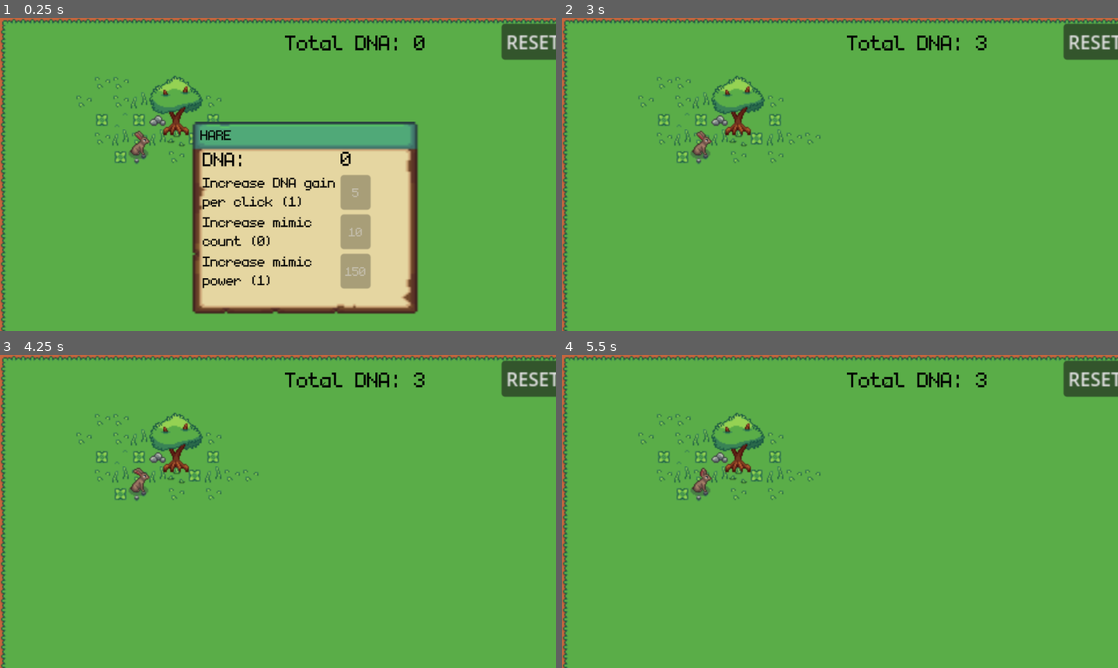
Above: before the commit, frames 1-4 (two rows, left to right).
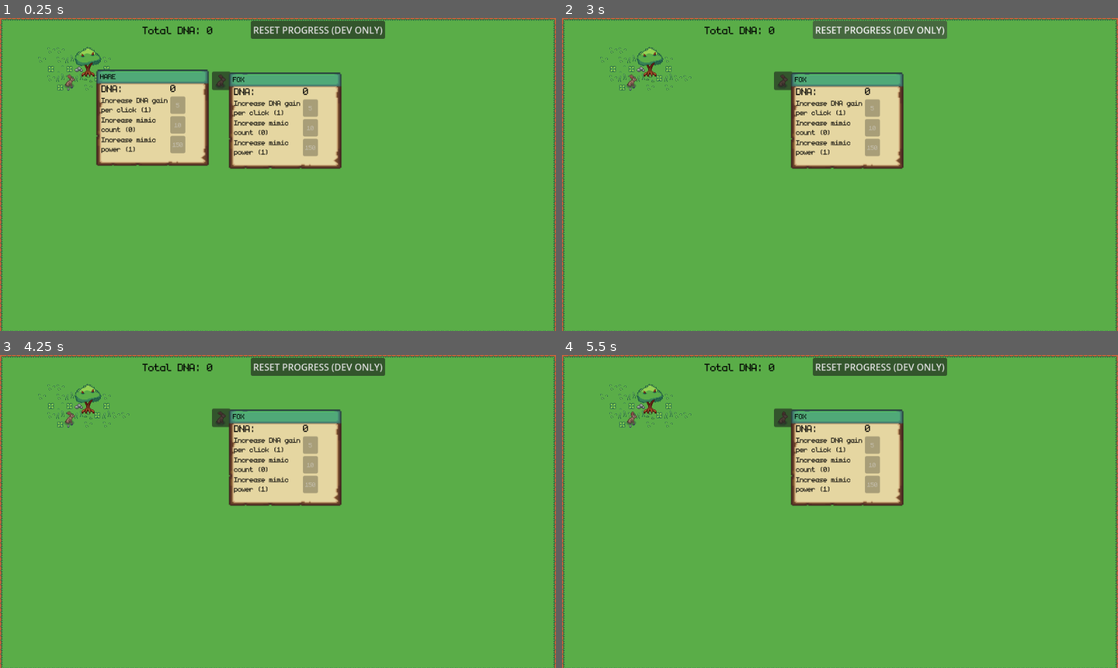
Above: after the commit, the same moments.

Repository: ViachaslauS/prey-clicker
Game: Godot game, scene res://scenes/main_scene.tscn
Two runs of this game, one before a commit and one after it. Both use one fixed random seed, a clock stepped at 60 frames per second and the inputs below.
Inputs (mouse positions are in pixels of both pictures, inside the frame that each line leads up to):
- Up to frame 1 (0.25 s): no input
- Up to frame 2 (3 s): click (728, 124) at 0.52 s; click (728, 124) at 1.27 s; click (728, 124) at 2.02 s; click (878, 30) at 2.75 s, where only the run after the commit has a clickable "RESET PROGRESS (DEV ONLY)"
- Up to frame 3 (4.25 s): move the mouse to (400, 495) at 3.52 s
- Up to frame 4 (5.5 s): move the mouse to (728, 527) at 4.27 s; move the mouse to (895, 442) at 5.02 s

The runs differ from the first frame. In frame 1, 39% of the frame differs, in the area x 0-100%, y 0-100%; in frame 2, 13%; in frame 3, 13%; in frame 4, 13%.

Commit message:
AI refactoring 1 it

Diff:
--- /dev/null
+++ b/res/data/animals/fox_data.tres
@@ -0,0 +1,21 @@
+[gd_resource type="Resource" script_class="AnimalData" load_steps=2 format=3]
+
+[ext_resource type="Script" path="res://scripts/animal_data.gd" id="1_7f2mb"]
+
+[resource]
+script = ExtResource("1_7f2mb")
+display_name = "Fox"
+dna_type = 2
+save_key_prefix = "fox"
+passive_gain_time = 0.5
+passive_gain_per_level = 1
+passive_gain_cost_base = 100
+passive_gain_cost_step = 50
+mimic_cost_base = 10
+mimic_cost_step = 50
+click_gain_per_level = 1
+click_upgrade_cost_step = 5
+click_upgrade_max_level = 5
+default_passive_level = 1
+default_mimic_count = 0
+default_click_level = 1
--- /dev/null
+++ b/res/data/animals/hare_data.tres
@@ -0,0 +1,21 @@
+[gd_resource type="Resource" script_class="AnimalData" load_steps=2 format=3]
+
+[ext_resource type="Script" path="res://scripts/animal_data.gd" id="1_q3x1k"]
+
+[resource]
+script = ExtResource("1_q3x1k")
+display_name = "Hare"
+dna_type = 1
+save_key_prefix = "hare"
+passive_gain_time = 0.5
+passive_gain_per_level = 1
+passive_gain_cost_base = 100
+passive_gain_cost_step = 50
+mimic_cost_base = 10
+mimic_cost_step = 50
+click_gain_per_level = 1
+click_upgrade_cost_step = 5
+click_upgrade_max_level = 5
+default_passive_level = 1
+default_mimic_count = 0
+default_click_level = 1
--- a/scenes/main_scene.tscn
+++ b/scenes/main_scene.tscn
@@ -552,7 +552,6 @@
 font_color = Color(0, 0, 0, 1)
 
 [node name="MainScene" type="Node2D" unique_id=1278402587]
-scale = Vector2(2, 2)
 script = ExtResource("1_pw63i")
 
 [node name="TileMapLayer" type="TileMapLayer" parent="." unique_id=1715375936]
@@ -611,8 +610,38 @@
 text = "Total DNA: "
 label_settings = SubResource("LabelSettings_e1cbu")
 
+[node name="Fox" type="AnimatedSprite2D" parent="." unique_id=69845264]
+position = Vector2(382, 107.410286)
+sprite_frames = SubResource("SpriteFrames_kkokr")
+animation = &"idle-right"
+autoplay = "idle-right"
+frame_progress = 0.35220864
+
+[node name="Button" type="Button" parent="Fox" unique_id=1423730580]
+custom_minimum_size = Vector2(32, 32)
+offset_left = -16.0
+offset_top = -15.0
+offset_right = 16.0
+offset_bottom = 17.0
+script = ExtResource("7_18nlu")
+
+[node name="HarePopup" parent="Fox/Button" unique_id=1942270965 instance=ExtResource("8_c1pb6")]
+layout_mode = 1
+offset_left = 11.0
+offset_top = -14.410286
+offset_right = 213.0
+offset_bottom = 154.67944
+
+[node name="HareHandler" type="Node" parent="Fox" unique_id=1325440141]
+script = ExtResource("9_c1pb6")
+data_path = "res://res/data/animals/fox_data.tres"
+
 [connection signal="button_down" from="Hare/Button" to="Hare/Button" method="_on_button_down"]
 [connection signal="button_up" from="Hare/Button" to="Hare/Button" method="_on_button_up"]
 [connection signal="mouse_entered" from="Hare/Button" to="Hare/Button" method="_on_mouse_entered"]
 [connection signal="mouse_exited" from="Hare/Button" to="Hare/Button" method="_on_mouse_exited"]
 [connection signal="pressed" from="ResetProgressButton" to="." method="_on_reset_progress_button_pressed"]
+[connection signal="button_down" from="Fox/Button" to="Fox/Button" method="_on_button_down"]
+[connection signal="button_up" from="Fox/Button" to="Fox/Button" method="_on_button_up"]
+[connection signal="mouse_entered" from="Fox/Button" to="Fox/Button" method="_on_mouse_entered"]
+[connection signal="mouse_exited" from="Fox/Button" to="Fox/Button" method="_on_mouse_exited"]
--- /dev/null
+++ b/scripts/animal_click_button.gd
@@ -0,0 +1,44 @@
+extends Button
+class_name AnimalClickButton
+
+@export var press_tick: float = 0.5
+@export var handler_path: NodePath = NodePath("../HareHandler")
+@export var popup_path: NodePath = NodePath("HarePopup")
+
+var _pressed_time: float = 0.0
+var _handler: AnimalHandlerBase
+var _popup: Control
+
+func _ready() -> void:
+	_pressed_time = press_tick
+	_handler = get_node_or_null(handler_path) as AnimalHandlerBase
+	_popup = get_node_or_null(popup_path) as Control
+
+	if _handler == null:
+		push_warning("AnimalClickButton could not find AnimalHandlerBase at path: %s" % str(handler_path))
+
+func _process(delta: float) -> void:
+	if button_pressed:
+		_pressed_time -= delta
+		if _pressed_time <= 0.0:
+			_pressed_time = press_tick
+			_increase_dna_count()
+
+func _on_mouse_entered() -> void:
+	if _popup != null:
+		_popup.show()
+
+func _on_mouse_exited() -> void:
+	if _popup != null:
+		_popup.hide()
+
+func _increase_dna_count() -> void:
+	if _handler != null:
+		_handler.add_click_dna()
+
+func _on_button_up() -> void:
+	_pressed_time = press_tick
+
+func _on_button_down() -> void:
+	_increase_dna_count()
+	_pressed_time = press_tick
--- /dev/null
+++ b/scripts/animal_data.gd
@@ -0,0 +1,22 @@
+extends Resource
+class_name AnimalData
+
+@export var display_name: String = "Animal"
+@export var dna_type: SaveManager.DNAType = SaveManager.DNAType.Hare
+@export var save_key_prefix: String = "animal"
+
+@export var passive_gain_time: float = 0.5
+@export var passive_gain_per_level: int = 1
+@export var passive_gain_cost_base: int = 100
+@export var passive_gain_cost_step: int = 50
+
+@export var mimic_cost_base: int = 10
+@export var mimic_cost_step: int = 50
+
+@export var click_gain_per_level: int = 1
+@export var click_upgrade_cost_step: int = 5
+@export var click_upgrade_max_level: int = 5
+
+@export var default_passive_level: int = 1
+@export var default_mimic_count: int = 0
+@export var default_click_level: int = 1
--- /dev/null
+++ b/scripts/animal_handler_base.gd
@@ -0,0 +1,87 @@
+extends Node
+class_name AnimalHandlerBase
+
+const PASSIVE_GAIN_LEVEL_KEY_SUFFIX: String = "gain_passive_amount_level"
+const MIMIC_COUNT_KEY_SUFFIX: String = "mimic_count"
+const CLICK_GAIN_LEVEL_KEY_SUFFIX: String = "dna_click_gain_level"
+
+@export var data: AnimalData
+
+var _passive_gain_timer: float = 0.0
+
+func _ready() -> void:
+	assert(data != null, "AnimalHandlerBase requires AnimalData resource.")
+	_passive_gain_timer = data.passive_gain_time
+
+func _process(delta: float) -> void:
+	if data == null:
+		return
+
+	_passive_gain_timer -= delta
+	if _passive_gain_timer <= 0.0:
+		_passive_gain_timer = data.passive_gain_time
+		var passive_gain: int = get_mimic_count() * get_passive_gain_amount()
+		if passive_gain > 0:
+			SaveManager.add_dna(get_dna_type(), passive_gain)
+
+func get_display_name() -> String:
+	return data.display_name
+
+func get_dna_type() -> SaveManager.DNAType:
+	return data.dna_type
+
+func get_passive_gain_amount() -> int:
+	return get_passive_gain_level() * data.passive_gain_per_level
+
+func get_passive_gain_level() -> int:
+	return int(SaveManager.get_value(_get_key(PASSIVE_GAIN_LEVEL_KEY_SUFFIX), data.default_passive_level))
+
+func get_next_passive_gain_level_cost() -> int:
+	return data.passive_gain_cost_base + get_passive_gain_level() * data.passive_gain_cost_step
+
+func can_upgrade_passive_gain_level() -> bool:
+	return SaveManager.get_dna(get_dna_type()) >= get_next_passive_gain_level_cost()
+
+func upgrade_passive_gain_level() -> void:
+	if can_upgrade_passive_gain_level():
+		SaveManager.add_dna(get_dna_type(), -get_next_passive_gain_level_cost())
+		SaveManager.set_value(_get_key(PASSIVE_GAIN_LEVEL_KEY_SUFFIX), get_passive_gain_level() + 1)
+
+func get_mimic_count() -> int:
+	return int(SaveManager.get_value(_get_key(MIMIC_COUNT_KEY_SUFFIX), data.default_mimic_count))
+
+func get_mimic_count_upgrade_cost() -> int:
+	return data.mimic_cost_base + get_mimic_count() * data.mimic_cost_step
+
+func can_upgrade_mimic_count() -> bool:
+	return SaveManager.get_dna(get_dna_type()) >= get_mimic_count_upgrade_cost()
+
+func upgrade_mimic_count() -> void:
+	if can_upgrade_mimic_count():
+		SaveManager.add_dna(get_dna_type(), -get_mimic_count_upgrade_cost())
+		SaveManager.set_value(_get_key(MIMIC_COUNT_KEY_SUFFIX), get_mimic_count() + 1)
+
+func get_current_dna_gain_level_per_click() -> int:
+	return int(SaveManager.get_value(_get_key(CLICK_GAIN_LEVEL_KEY_SUFFIX), data.default_click_level))
+
+func get_current_dna_gain_per_click() -> int:
+	return get_current_dna_gain_level_per_click() * data.click_gain_per_level
+
+func can_upgrade_dna_gain_per_click() -> bool:
+	return get_current_dna_gain_level_per_click() < data.click_upgrade_max_level and SaveManager.get_dna(get_dna_type()) >= get_current_dna_gain_per_click_upgrade_cost()
+
+func get_current_dna_gain_per_click_upgrade_cost() -> int:
+	if get_current_dna_gain_level_per_click() >= data.click_upgrade_max_level:
+		return 0
+	return get_current_dna_gain_level_per_click() * data.click_upgrade_cost_step
+
+func upgrade_current_dna_gain_per_click() -> void:
+	if can_upgrade_dna_gain_per_click():
+		SaveManager.add_dna(get_dna_type(), -get_current_dna_gain_per_click_upgrade_cost())
+		SaveManager.set_value(_get_key(CLICK_GAIN_LEVEL_KEY_SUFFIX), get_current_dna_gain_level_per_click() + 1)
+
+func add_click_dna() -> void:
+	SaveManager.add_dna(get_dna_type(), get_current_dna_gain_per_click())
+
+func _get_key(key_suffix: String) -> String:
+	return "%s_%s" % [data.save_key_prefix, key_suffix]
--- /dev/null
+++ b/scripts/animal_popup.gd
@@ -0,0 +1,54 @@
+extends Control
+class_name AnimalPopup
+
+@export var handler_path: NodePath = NodePath("../../HareHandler")
+
+@onready var _upgrade_passive_gain_button: Button = $GridContainer/IncreaseMimicPowerButton
+@onready var _upgrade_passive_gain_label: Label = $GridContainer/IncreaseMimicPowerLabel
+@onready var _dna_count_label: Label = $GridContainer/HareDNA_Count
+
+@onready var _mimic_count_label: Label = $GridContainer/IncreaseMimicCountLabel
+@onready var _mimic_count_button: Button = $GridContainer/HareMimicCountButton
+
+@onready var _dna_per_click_level_label: Label = $GridContainer/DnaPerClickLevel
+@onready var _dna_per_click_level_button: Button = $GridContainer/DnaPerClickButton
+@onready var _name_label: Label = $Hare_Name
+
+var _handler: AnimalHandlerBase
+
+func _ready() -> void:
+	_handler = get_node_or_null(handler_path) as AnimalHandlerBase
+	if _handler == null:
+		push_warning("AnimalPopup could not find AnimalHandlerBase at path: %s" % str(handler_path))
+
+func _process(_delta: float) -> void:
+	if _handler == null:
+		return
+
+	_name_label.text = _handler.get_display_name().to_upper()
+	_dna_count_label.text = Helper.big_int_formatter(SaveManager.get_dna(_handler.get_dna_type()))
+
+	_mimic_count_button.disabled = !_handler.can_upgrade_mimic_count()
+	_upgrade_passive_gain_button.disabled = _handler.get_mimic_count() == 0 or !_handler.can_upgrade_passive_gain_level()
+	_dna_per_click_level_button.disabled = !_handler.can_upgrade_dna_gain_per_click()
+
+	_dna_per_click_level_label.text = "Increase DNA gain\nper click (%s)" % Helper.big_int_formatter(_handler.get_current_dna_gain_level_per_click())
+	_dna_per_click_level_button.text = Helper.big_int_formatter(_handler.get_current_dna_gain_per_click_upgrade_cost())
+
+	_upgrade_passive_gain_button.text = Helper.big_int_formatter(_handler.get_next_passive_gain_level_cost())
+	_upgrade_passive_gain_label.text = "Increase mimic\npower (%s)" % Helper.big_int_formatter(_handler.get_passive_gain_level())
+
+	_mimic_count_label.text = "Increase mimic\ncount (%s)" % Helper.big_int_formatter(_handler.get_mimic_count())
+	_mimic_count_button.text = Helper.big_int_formatter(_handler.get_mimic_count_upgrade_cost())
+
+func _on_hare_upgrade_button_pressed() -> void:
+	if _handler != null:
+		_handler.upgrade_mimic_count()
+
+func _on_increase_mimic_power_button_pressed() -> void:
+	if _handler != null:
+		_handler.upgrade_passive_gain_level()
+
+func _on_dna_per_click_button_pressed() -> void:
+	if _handler != null:
+		_handler.upgrade_current_dna_gain_per_click()
--- /dev/null
+++ b/scripts/fox_handler.gd
@@ -0,0 +1,9 @@
+extends AnimalHandlerBase
+class_name FoxHandler
+
+const FOX_DATA: AnimalData = preload("res://res/data/animals/fox_data.tres")
+
+func _ready() -> void:
+	if data == null:
+		data = FOX_DATA
+	super._ready()
--- a/scripts/hare_handler.gd
+++ b/scripts/hare_handler.gd
@@ -1,83 +1,9 @@
-extends Node
+extends AnimalHandlerBase
+class_name HareAnimalHandler
 
-class_name HareHandler
+@export var data_path: String = "res://res/data/animals/hare_data.tres"
 
-const passive_hare_gain_time : float = 0.5
-var passive_hare_gain_timer : float = 0
-
-const per_level_passive_hare_gain : int = 1
-const per_level_passive_hare_gain_upgrade_cost = 10
-
-const per_level_mimic_count_upgrade_cost = 50
-
-const mimic_count : int = 0
-
-const HareDNAClickGainPerLevel : int = 1
-const hare_dna_gain_per_click_upgrade_cost = 5
-const hare_dna_gain_per_click_max_level = 5
-
-static var HareDNAClickGainLevelName : String = "hare_dna_click_gain_level"
-
-static var HarePassiveGainLevelName : String = "hare_gain_passive_amount_level"
-static var HareMimicCount : String = "hare_mimic_count"
-
-# Called when the node enters the scene tree for the first time.
 func _ready() -> void:
-	passive_hare_gain_timer = passive_hare_gain_time
-
-# Called every frame. 'delta' is the elapsed time since the previous frame.
-func _process(delta: float) -> void:
-	passive_hare_gain_timer -= delta
-	if passive_hare_gain_timer <= 0:
-		passive_hare_gain_timer = passive_hare_gain_time
-		SaveManager.add_dna(SaveManager.DNAType.Hare, get_hare_mimic_count() * get_passive_hare_gain_amount())
-
-static func get_passive_hare_gain_amount() -> int:
-	return get_passive_hare_gain_level() * per_level_passive_hare_gain
-
-static func get_passive_hare_gain_level() -> int:
-	return SaveManager.get_value(HarePassiveGainLevelName, 1)
-
-static func get_next_passive_hare_gain_level_cost() -> int:
-	return 100 + get_passive_hare_gain_level() * per_level_passive_hare_gain_upgrade_cost * 5
-
-static func can_be_passive_hare_gain_upgraded() -> bool:
-	return SaveManager.get_dna(SaveManager.DNAType.Hare) >= get_next_passive_hare_gain_level_cost()
-
-static func upgrade_hare_passive_gain_level():
-	if can_be_passive_hare_gain_upgraded():
-		SaveManager.add_dna(SaveManager.DNAType.Hare, -get_next_passive_hare_gain_level_cost())
-		SaveManager.set_value(HarePassiveGainLevelName, get_passive_hare_gain_level() + 1)
-
-static func get_hare_mimic_count():
-	return SaveManager.get_value(HareMimicCount)
-
-static func get_hare_mimic_count_upgrade_cost():
-	return 10 + get_hare_mimic_count() * per_level_mimic_count_upgrade_cost
-
-static func can_be_hare_mimic_count_upgraded():
-	return SaveManager.get_dna(SaveManager.DNAType.Hare) >= get_hare_mimic_count_upgrade_cost()
-
-static func upgrade_hare_mimic_count():
-	if can_be_hare_mimic_count_upgraded():
-		SaveManager.add_dna(SaveManager.DNAType.Hare, -get_hare_mimic_count_upgrade_cost())
-		SaveManager.set_value(HareMimicCount, get_hare_mimic_count() + 1)
-
-static func get_current_dna_gain_level_per_click():
-	return SaveManager.get_value(HareDNAClickGainLevelName, 1)
-
-static func get_current_hare_dna_gain_per_click() -> int:
-	return get_current_dna_gain_level_per_click() * HareDNAClickGainPerLevel
-
-static func can_be_dna_gain_per_click_upgraded() -> bool:
-	return get_current_dna_gain_level_per_click() < hare_dna_gain_per_click_max_level && SaveManager.get_dna(SaveManager.DNAType.Hare) >= get_current_dna_gain_per_click_upgrade_cost()
-
-static func get_current_dna_gain_per_click_upgrade_cost() -> int:
-	if get_current_dna_gain_level_per_click() >= hare_dna_gain_per_click_max_level:
-		return 0
-	return get_current_dna_gain_level_per_click() * hare_dna_gain_per_click_upgrade_cost
-
-static func upgrade_current_dna_gain_per_click():
-	if can_be_dna_gain_per_click_upgraded():
-		SaveManager.add_dna(SaveManager.DNAType.Hare, -get_current_dna_gain_per_click_upgrade_cost())
-		SaveManager.set_value(HareDNAClickGainLevelName, get_current_dna_gain_level_per_click() + 1)
+	if data == null:
+		data = load(data_path) as AnimalData
+	super._ready()
--- /dev/null
+++ b/scripts/hare_handler_legacy.gd
@@ -0,0 +1,83 @@
+extends Node
+
+# Legacy backup copy kept without global class registration.
+
+const passive_hare_gain_time : float = 0.5
+var passive_hare_gain_timer : float = 0
+
+const per_level_passive_hare_gain : int = 1
+const per_level_passive_hare_gain_upgrade_cost = 10
+
+const per_level_mimic_count_upgrade_cost = 50
+
+const mimic_count : int = 0
+
+const HareDNAClickGainPerLevel : int = 1
+const hare_dna_gain_per_click_upgrade_cost = 5
+const hare_dna_gain_per_click_max_level = 5
+
+static var HareDNAClickGainLevelName : String = "hare_dna_click_gain_level"
+
+static var HarePassiveGainLevelName : String = "hare_gain_passive_amount_level"
+static var HareMimicCount : String = "hare_mimic_count"
+
+# Called when the node enters the scene tree for the first time.
+func _ready() -> void:
+	passive_hare_gain_timer = passive_hare_gain_time
+
+# Called every frame. 'delta' is the elapsed time since the previous frame.
+func _process(delta: float) -> void:
+	passive_hare_gain_timer -= delta
+	if passive_hare_gain_timer <= 0:
+		passive_hare_gain_timer = passive_hare_gain_time
+		SaveManager.add_dna(SaveManager.DNAType.Hare, get_hare_mimic_count() * get_passive_hare_gain_amount())
+
+static func get_passive_hare_gain_amount() -> int:
+	return get_passive_hare_gain_level() * per_level_passive_hare_gain
+
+static func get_passive_hare_gain_level() -> int:
+	return SaveManager.get_value(HarePassiveGainLevelName, 1)
+
+static func get_next_passive_hare_gain_level_cost() -> int:
+	return 100 + get_passive_hare_gain_level() * per_level_passive_hare_gain_upgrade_cost * 5
+
+static func can_be_passive_hare_gain_upgraded() -> bool:
+	return SaveManager.get_dna(SaveManager.DNAType.Hare) >= get_next_passive_hare_gain_level_cost()
+
+static func upgrade_hare_passive_gain_level():
+	if can_be_passive_hare_gain_upgraded():
+		SaveManager.add_dna(SaveManager.DNAType.Hare, -get_next_passive_hare_gain_level_cost())
+		SaveManager.set_value(HarePassiveGainLevelName, get_passive_hare_gain_level() + 1)
+
+static func get_hare_mimic_count():
+	return SaveManager.get_value(HareMimicCount)
+
+static func get_hare_mimic_count_upgrade_cost():
+	return 10 + get_hare_mimic_count() * per_level_mimic_count_upgrade_cost
+
+static func can_be_hare_mimic_count_upgraded():
+	return SaveManager.get_dna(SaveManager.DNAType.Hare) >= get_hare_mimic_count_upgrade_cost()
+
+static func upgrade_hare_mimic_count():
+	if can_be_hare_mimic_count_upgraded():
+		SaveManager.add_dna(SaveManager.DNAType.Hare, -get_hare_mimic_count_upgrade_cost())
+		SaveManager.set_value(HareMimicCount, get_hare_mimic_count() + 1)
+
+static func get_current_dna_gain_level_per_click():
+	return SaveManager.get_value(HareDNAClickGainLevelName, 1)
+
+static func get_current_hare_dna_gain_per_click() -> int:
+	return get_current_dna_gain_level_per_click() * HareDNAClickGainPerLevel
+
+static func can_be_dna_gain_per_click_upgraded() -> bool:
+	return get_current_dna_gain_level_per_click() < hare_dna_gain_per_click_max_level && SaveManager.get_dna(SaveManager.DNAType.Hare) >= get_current_dna_gain_per_click_upgrade_cost()
+
+static func get_current_dna_gain_per_click_upgrade_cost() -> int:
+	if get_current_dna_gain_level_per_click() >= hare_dna_gain_per_click_max_level:
+		return 0
+	return get_current_dna_gain_level_per_click() * hare_dna_gain_per_click_upgrade_cost
+
+static func upgrade_current_dna_gain_per_click():
+	if can_be_dna_gain_per_click_upgraded():
+		SaveManager.add_dna(SaveManager.DNAType.Hare, -get_current_dna_gain_per_click_upgrade_cost())
+		SaveManager.set_value(HareDNAClickGainLevelName, get_current_dna_gain_level_per_click() + 1)
--- a/scripts/hare_popup.gd
+++ b/scripts/hare_popup.gd
@@ -1,42 +1,2 @@
-extends Control
-
-@onready var UpgradeHarePassiveGainButton = $GridContainer/IncreaseMimicPowerButton
-@onready var UpgradeHarePassiveGainLabel = $GridContainer/IncreaseMimicPowerLabel
-@onready var HareDNACount = $GridContainer/HareDNA_Count
-
-@onready var HareMimicCountLabel = $GridContainer/IncreaseMimicCountLabel
-@onready var HareMimicCountButton = $GridContainer/HareMimicCountButton
-
-@onready var DNAPerClickLevelLabel = $GridContainer/DnaPerClickLevel
-@onready var DNAPerClickLevelButton = $GridContainer/DnaPerClickButton
-
-# Called when the node enters the scene tree for the first time.
-func _ready() -> void:
-	pass # Replace with function body.
-
-
-# Called every frame. 'delta' is the elapsed time since the previous frame.
-func _process(delta: float) -> void:
-	HareDNACount.text = Helper.big_int_formatter(SaveManager.get_dna(SaveManager.DNAType.Hare))
-
-	HareMimicCountButton.disabled = !HareHandler.can_be_hare_mimic_count_upgraded()
-	UpgradeHarePassiveGainButton.disabled = HareHandler.get_hare_mimic_count() == 0 || !HareHandler.can_be_passive_hare_gain_upgraded()
-	DNAPerClickLevelButton.disabled = !HareHandler.can_be_dna_gain_per_click_upgraded()
-
-	DNAPerClickLevelLabel.text = "Increase DNA gain\nper click (%s)" % Helper.big_int_formatter(HareHandler.get_current_dna_gain_level_per_click())
-	DNAPerClickLevelButton.text = Helper.big_int_formatter(HareHandler.get_current_dna_gain_per_click_upgrade_cost())
-
-	UpgradeHarePassiveGainButton.text = Helper.big_int_formatter(HareHandler.get_next_passive_hare_gain_level_cost())
-	UpgradeHarePassiveGainLabel.text = "Increase mimic\npower (%s)" % Helper.big_int_formatter(HareHandler.get_passive_hare_gain_level())
-
-	HareMimicCountLabel.text = "Increase mimic\ncount (%s)" % Helper.big_int_formatter(HareHandler.get_hare_mimic_count())
-	HareMimicCountButton.text = Helper.big_int_formatter(HareHandler.get_hare_mimic_count_upgrade_cost())
-
-func _on_hare_upgrade_button_pressed() -> void:
-	HareHandler.upgrade_hare_mimic_count()
-
-func _on_increase_mimic_power_button_pressed() -> void:
-	HareHandler.upgrade_hare_passive_gain_level()
-
-func _on_dna_per_click_button_pressed() -> void:
-	HareHandler.upgrade_current_dna_gain_per_click()
+extends AnimalPopup
+class_name ProjectHarePopup
--- /dev/null
+++ b/scripts/hare_popup_legacy.gd
@@ -0,0 +1,42 @@
+extends Control
+
+@onready var UpgradeHarePassiveGainButton = $GridContainer/IncreaseMimicPowerButton
+@onready var UpgradeHarePassiveGainLabel = $GridContainer/IncreaseMimicPowerLabel
+@onready var HareDNACount = $GridContainer/HareDNA_Count
+
+@onready var HareMimicCountLabel = $GridContainer/IncreaseMimicCountLabel
+@onready var HareMimicCountButton = $GridContainer/HareMimicCountButton
+
+@onready var DNAPerClickLevelLabel = $GridContainer/DnaPerClickLevel
+@onready var DNAPerClickLevelButton = $GridContainer/DnaPerClickButton
+
+# Called when the node enters the scene tree for the first time.
+func _ready() -> void:
+	pass # Replace with function body.
+
+
+# Called every frame. 'delta' is the elapsed time since the previous frame.
+func _process(delta: float) -> void:
+	HareDNACount.text = Helper.big_int_formatter(SaveManager.get_dna(SaveManager.DNAType.Hare))
+
+	HareMimicCountButton.disabled = !HareHandler.can_be_hare_mimic_count_upgraded()
+	UpgradeHarePassiveGainButton.disabled = HareHandler.get_hare_mimic_count() == 0 || !HareHandler.can_be_passive_hare_gain_upgraded()
+	DNAPerClickLevelButton.disabled = !HareHandler.can_be_dna_gain_per_click_upgraded()
+
+	DNAPerClickLevelLabel.text = "Increase DNA gain\nper click (%s)" % Helper.big_int_formatter(HareHandler.get_current_dna_gain_level_per_click())
+	DNAPerClickLevelButton.text = Helper.big_int_formatter(HareHandler.get_current_dna_gain_per_click_upgrade_cost())
+
+	UpgradeHarePassiveGainButton.text = Helper.big_int_formatter(HareHandler.get_next_passive_hare_gain_level_cost())
+	UpgradeHarePassiveGainLabel.text = "Increase mimic\npower (%s)" % Helper.big_int_formatter(HareHandler.get_passive_hare_gain_level())
+
+	HareMimicCountLabel.text = "Increase mimic\ncount (%s)" % Helper.big_int_formatter(HareHandler.get_hare_mimic_count())
+	HareMimicCountButton.text = Helper.big_int_formatter(HareHandler.get_hare_mimic_count_upgrade_cost())
+
+func _on_hare_upgrade_button_pressed() -> void:
+	HareHandler.upgrade_hare_mimic_count()
+
+func _on_increase_mimic_power_button_pressed() -> void:
+	HareHandler.upgrade_hare_passive_gain_level()
+
+func _on_dna_per_click_button_pressed() -> void:
+	HareHandler.upgrade_current_dna_gain_per_click()
--- a/scripts/hare_popup_rect.gd
+++ b/scripts/hare_popup_rect.gd
@@ -1,34 +1,2 @@
-extends Button
-
-var press_tick : float = 0.5
-var pressed_time : float = press_tick
-
-# Called when the node enters the scene tree for the first time.
-func _ready() -> void:
-	pass # Replace with function body.
-
-
-# Called every frame. 'delta' is the elapsed time since the previous frame.
-func _process(delta: float) -> void:
-	if button_pressed:
-		pressed_time -= delta
-		if pressed_time <= 0:
-			pressed_time = press_tick
-			_increase_dna_count()
-
-
-func _on_mouse_entered() -> void:
-	$HarePopup.show()
-
-func _on_mouse_exited() -> void:
-	$HarePopup.hide()
-
-func _increase_dna_count() -> void:
-	SaveManager.add_dna(SaveManager.DNAType.Hare, HareHandler.get_current_hare_dna_gain_per_click())
-
-func _on_button_up() -> void:
-	pressed_time = press_tick
-
-func _on_button_down() -> void:
-	_increase_dna_count()
-	pressed_time = press_tick
+extends AnimalClickButton
+class_name ProjectHareClickButton
--- /dev/null
+++ b/scripts/hare_popup_rect_legacy.gd
@@ -0,0 +1,2 @@
+extends AnimalClickButton
+class_name HareClickButton
Not shown: 1 places in scenes/HarePopup.tscn that only renumber resources
Not shown: 1 places in scenes/main_scene.tscn that only renumber resources
Not shown, added: scripts/animal_click_button.gd.uid
Not shown, added: scripts/animal_data.gd.uid
Not shown, added: scripts/animal_handler_base.gd.uid
Not shown, added: scripts/animal_popup.gd.uid
Not shown, added: scripts/fox_handler.gd.uid
Not shown, changed: scripts/hare_handler.gd.uid
Not shown, added: scripts/hare_handler_legacy.gd.uid
Not shown, changed: scripts/hare_popup.gd.uid
Not shown, added: scripts/hare_popup_legacy.gd.uid
Not shown, changed: scripts/hare_popup_rect.gd.uid
(and 1 more such lines)
